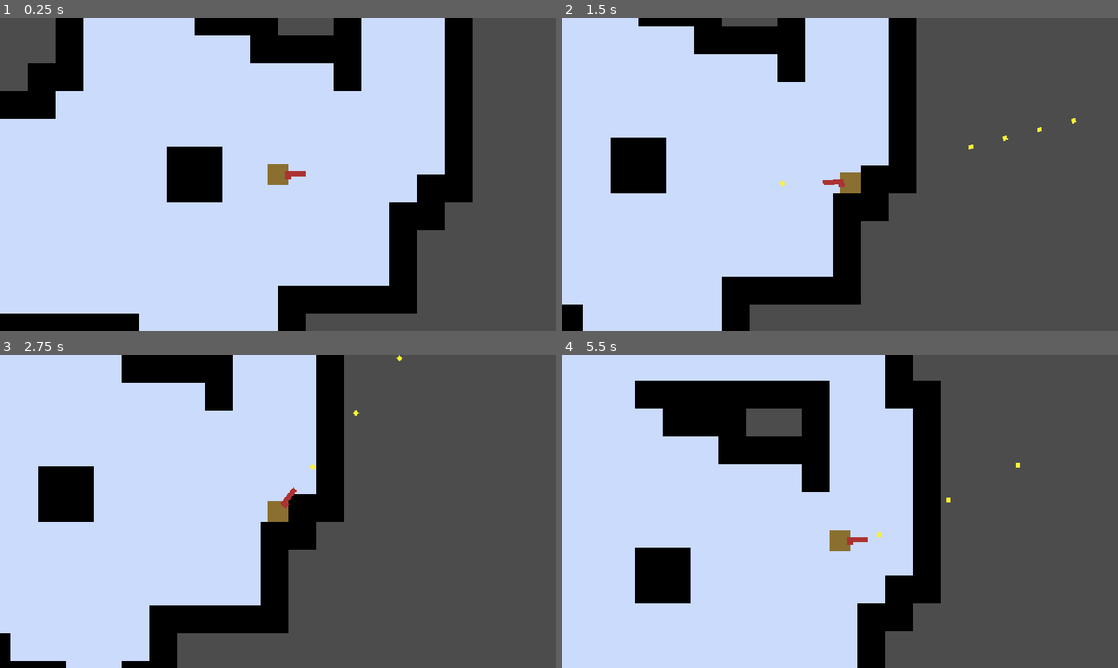
Above: before the commit, frames 1-4 (two rows, left to right).
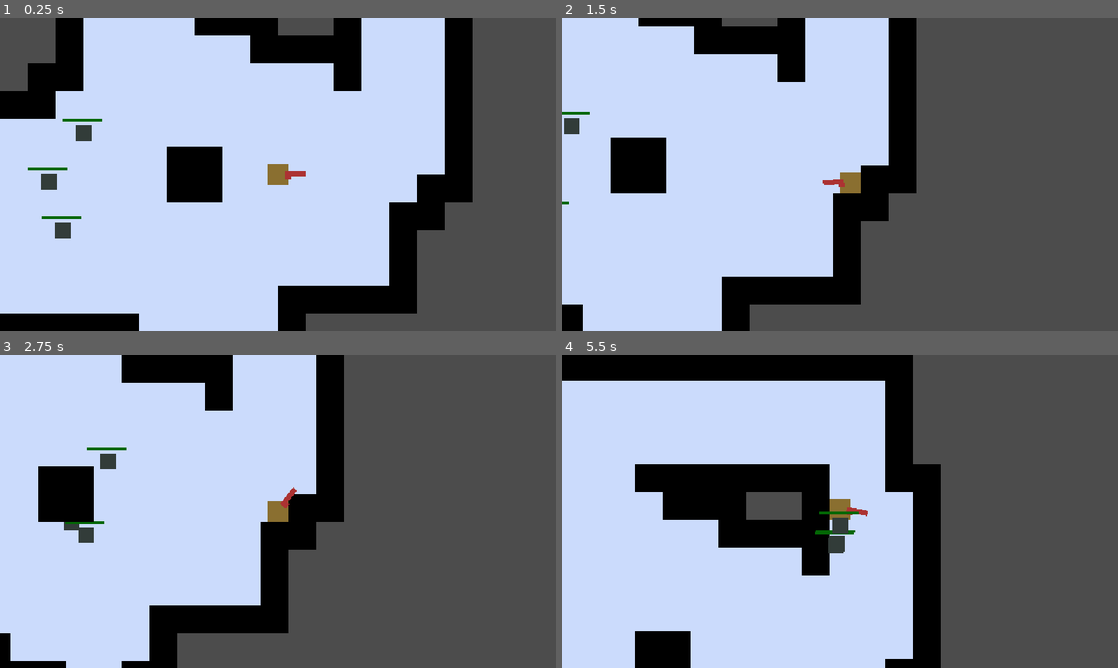
Above: after the commit, the same moments.

Repository: DreamTeckk/ZenoJam2021
Game: Godot game, scene res://src/Scenes/MainScene.tscn
The game is run twice, just before and just after one commit, with the same random seed, the same clock (stepped at 60 frames per second) and the same inputs.
Inputs (mouse positions are in pixels of both pictures, inside the frame that each line leads up to):
- Up to frame 1 (0.25 s): no input
- Up to frame 2 (1.5 s): tap Enter at 0.5 s; move the mouse to (962, 158) at 0.52 s; press the mouse at (962, 158) at 0.53 s; hold D (move_right) 0.53-1.28 s; move the mouse to (728, 190) at 1.27 s; release the mouse at (728, 190) at 1.28 s; hold S (move_down) from 1.28 s (still down); click (728, 190) at 1.35 s
- Up to frame 3 (2.75 s): move the mouse to (333, 442) at 2.02 s; release S (move_down) at 2.03 s; press the mouse at (333, 442) at 2.03 s; hold D (move_right) from 2.03 s (still down)
- Up to frame 4 (5.5 s): move the mouse to (812, 574) at 2.77 s; release D (move_right) at 2.78 s; release the mouse at (812, 574) at 2.78 s; hold Z (move_up) 2.78-3.53 s; click (812, 574) at 2.85 s; move the mouse to (1006, 558) at 3.52 s; press the mouse at (1006, 558) at 3.53 s; hold Q (move_left) 3.53-5.03 s; move the mouse to (673, 464) at 4.27 s; release the mouse at (673, 464) at 4.28 s; click (673, 464) at 4.35 s; move the mouse to (867, 511) at 5.02 s; press the mouse at (867, 511) at 5.03 s; hold S (move_down) from 5.03 s (still down)

The runs differ from the first frame. In frame 1, 0.6% of the frame differs, in the area x 5-19%, y 32-71%; in frame 2, 0.3%; in frame 3, 0.5%; in frame 4, 30%, in the area x 0-83%, y 0-100%.

Commit message:
Add ennemies basics

Diff:
--- a/Game/project.godot
+++ b/Game/project.godot
@@ -86,13 +86,13 @@
 [layer_names]
 
 2d_render/layer_1="floor"
-2d_physics/layer_1="floor"
+2d_physics/layer_1="Player"
 2d_render/layer_2="walls"
-2d_physics/layer_2="walls"
+2d_physics/layer_2="Player_Projectil"
 2d_render/layer_3="player"
-2d_physics/layer_3="player"
 2d_render/layer_4="ennemies"
-2d_physics/layer_4="ennemies"
+2d_physics/layer_8="Ennemy"
+2d_physics/layer_14="Wall"
 
 [rendering]
 
--- /dev/null
+++ b/Game/src/Entities/Ennemies/Ennemy.gd
@@ -0,0 +1,50 @@
+extends KinematicBody2D
+
+export var _speed := 100.0
+export var max_health := 50.0
+var health := max_health
+
+var previous_target := Vector2.ZERO
+var path := PoolVector2Array() setget set_path
+
+func _ready() -> void:
+	set_process(false)
+
+func _process(delta: float) -> void:
+	var move_distance := _speed * delta
+	move(move_distance)
+
+func _update_path(nav2D: Navigation2D, player_position: Vector2) -> void:
+	if previous_target != player_position:
+		previous_target = player_position
+		var new_path := nav2D.get_simple_path(self.global_position, player_position)
+		self.path = new_path
+
+func move(distance: float) -> void:
+	var start_point := self.position
+	for i in range(path.size()):
+		var distance_to_next := start_point.distance_to(path[0])
+		if distance <= distance_to_next and distance >= 0.0:
+			position = start_point.linear_interpolate(path[0], distance / distance_to_next)
+			break
+		elif path.size() == 1 && distance > distance_to_next:
+			position = path[0]
+			set_process(false)
+			break
+		distance -= distance_to_next
+		start_point = path[0]
+		path.remove(0)
+
+func set_path(value: PoolVector2Array) -> void:
+	path = value
+	if value.size() == 0:
+		return
+	set_process(true)
+
+
+func _on_ProjectilArea_body_entered(body: Node) -> void:
+	if body.is_in_group("Projectils"):
+		health -= body.damage
+		$HealthBar.update_health(max_health, health)
+		if health <= 0.0:
+			self.queue_free()
--- /dev/null
+++ b/Game/src/Entities/Ennemies/Ennemy.tscn
@@ -0,0 +1,36 @@
+[gd_scene load_steps=5 format=2]
+
+[ext_resource path="res://assets/sprites/Ennemy.png" type="Texture" id=1]
+[ext_resource path="res://src/Entities/Ennemies/Ennemy.gd" type="Script" id=2]
+[ext_resource path="res://src/UI/health_bar.tscn" type="PackedScene" id=3]
+
+[sub_resource type="RectangleShape2D" id=1]
+extents = Vector2( 9.01057, 9.0625 )
+
+[node name="Ennemy" type="KinematicBody2D"]
+collision_layer = 2147483776
+collision_mask = 8195
+script = ExtResource( 2 )
+
+[node name="HealthBar" parent="." instance=ExtResource( 3 )]
+margin_left = -24.0
+margin_top = -16.0
+margin_right = -24.0
+margin_bottom = -16.0
+
+[node name="Sprite" type="Sprite" parent="."]
+scale = Vector2( 0.75, 0.75 )
+texture = ExtResource( 1 )
+
+[node name="Collision" type="CollisionShape2D" parent="."]
+shape = SubResource( 1 )
+
+[node name="ProjectilArea" type="Area2D" parent="."]
+scale = Vector2( 0.75, 0.75 )
+collision_layer = 128
+collision_mask = 2147483650
+
+[node name="ProjectilCollision" type="CollisionShape2D" parent="ProjectilArea"]
+scale = Vector2( 1.33333, 1.33333 )
+shape = SubResource( 1 )
+[connection signal="body_entered" from="ProjectilArea" to="." method="_on_ProjectilArea_body_entered"]
--- a/Game/src/Entities/Player/Player.gd
+++ b/Game/src/Entities/Player/Player.gd
@@ -8,7 +8,7 @@
 export(float) var speed := 200.0
 export(int) var health_points := _max_health
 export(String) var world_node_name
-export(float) var reload_time := 0.2
+export(float) var reload_time := 0.5
 
 onready var _projectil_scene = load("res://src/Entities/Weapons/Projectil.tscn")
 
@@ -89,5 +89,4 @@
 		$Weapon.flip_v = false
 
 func _on_reload_timer_timeout() -> void:
-	$ReloadTimer.stop()
 	_can_shoot = true
--- a/Game/src/Entities/Player/Player.tscn
+++ b/Game/src/Entities/Player/Player.tscn
@@ -8,8 +8,7 @@
 extents = Vector2( 11.5515, 4.20392 )
 
 [node name="Player" type="KinematicBody2D"]
-collision_layer = 2
-collision_mask = 4
+collision_mask = 8192
 script = ExtResource( 1 )
 
 [node name="Sprite" type="Sprite" parent="."]
@@ -26,7 +25,7 @@
 
 [node name="Foot" type="CollisionShape2D" parent="."]
 position = Vector2( 0, 7.7513 )
-scale = Vector2( 1, 1 )
 shape = SubResource( 1 )
 
 [node name="ReloadTimer" type="Timer" parent="."]
+one_shot = true
--- a/Game/src/Entities/Weapons/Projectil.gd
+++ b/Game/src/Entities/Weapons/Projectil.gd
@@ -1,6 +1,7 @@
-extends Sprite
+extends KinematicBody2D
 
 var _direction_angle := 0.0
+var damage := 10.0
 export(int) var speed := 400
 
 func _ready() -> void:
@@ -15,3 +16,7 @@
 	self.transform.origin = origin
 	self.global_rotation = _direction_angle
 	self.set_physics_process(true)
+
+func _on_Area2D_body_entered(body: Node) -> void:
+	if body.name == "MapWalls" or body.name == "Ennemy":
+		self.queue_free()
--- a/Game/src/Entities/Weapons/Projectil.tscn
+++ b/Game/src/Entities/Weapons/Projectil.tscn
@@ -6,12 +6,25 @@
 [sub_resource type="RectangleShape2D" id=1]
 extents = Vector2( 8, 8 )
 
-[node name="Projectil" type="Sprite"]
+[node name="Projectil" type="KinematicBody2D" groups=[
+"Projectils",
+]]
+collision_layer = 2
+collision_mask = 8320
+script = ExtResource( 2 )
+
+[node name="Sprite" type="Sprite" parent="."]
 texture = ExtResource( 1 )
-script = ExtResource( 2 )
+
+[node name="Collision" type="CollisionShape2D" parent="."]
+scale = Vector2( 0.312, 0.312 )
+shape = SubResource( 1 )
 
 [node name="Area2D" type="Area2D" parent="."]
 scale = Vector2( 0.312, 0.312 )
+collision_layer = 2
+collision_mask = 8322
 
-[node name="Collision" type="CollisionShape2D" parent="Area2D"]
+[node name="BodyCollider" type="CollisionShape2D" parent="Area2D"]
 shape = SubResource( 1 )
+[connection signal="body_entered" from="Area2D" to="." method="_on_Area2D_body_entered"]
--- a/Game/src/ui/HUD.tscn
+++ b/Game/src/HUD/HUD.tscn
@@ -1,6 +1,7 @@
 [gd_scene load_steps=2 format=2]
 
-[ext_resource path="res://src/ui/HUD.gd" type="Script" id=1]
+[ext_resource path="res://src/HUD/HUD.gd" type="Script" id=1]
+
 
 [node name="HUD" type="Control"]
 margin_right = 40.0
--- /dev/null
+++ b/Game/src/Scenes/MainScene.gd
@@ -0,0 +1,9 @@
+extends Node2D
+
+func _ready() -> void:
+	$EnnemyPathUpdateTimer.connect("timeout", self, "on_ennemy_path_update_Timer_timeout")
+	$EnnemyPathUpdateTimer.start()
+
+func on_ennemy_path_update_Timer_timeout() -> void:
+	for ennemy in $Map/YSort/Ennemies.get_children():
+		ennemy._update_path($Map/Navigation2D, $Map/YSort/Player.global_position)
--- a/Game/src/Scenes/MainScene.tscn
+++ b/Game/src/Scenes/MainScene.tscn
@@ -1,13 +1,19 @@
-[gd_scene load_steps=6 format=2]
+[gd_scene load_steps=9 format=2]
 
 [ext_resource path="res://src/Entities/Player/Player.tscn" type="PackedScene" id=1]
-[ext_resource path="res://src/ui/HUD.tscn" type="PackedScene" id=2]
+[ext_resource path="res://src/HUD/HUD.tscn" type="PackedScene" id=2]
 [ext_resource path="res://assets/tilesets/map_test.png" type="Texture" id=3]
+[ext_resource path="res://src/Scenes/MainScene.gd" type="Script" id=4]
+[ext_resource path="res://src/Entities/Ennemies/Ennemy.tscn" type="PackedScene" id=5]
 
-[sub_resource type="ConvexPolygonShape2D" id=1]
+[sub_resource type="NavigationPolygon" id=1]
+vertices = PoolVector2Array( 0, 0, 32, 0, 32, 32, 0, 32 )
+polygons = [ PoolIntArray( 0, 1, 2, 3 ) ]
+
+[sub_resource type="ConvexPolygonShape2D" id=2]
 points = PoolVector2Array( 0, 0, 32, 0, 32, 32, 0, 32 )
 
-[sub_resource type="TileSet" id=2]
+[sub_resource type="TileSet" id=3]
 0/name = "floor"
 0/texture = ExtResource( 3 )
 0/tex_offset = Vector2( 0, 0 )
@@ -16,6 +22,7 @@
 0/tile_mode = 0
 0/occluder_offset = Vector2( 0, 0 )
 0/navigation_offset = Vector2( 0, 0 )
+0/navigation = SubResource( 1 )
 0/shape_offset = Vector2( 0, 0 )
 0/shape_transform = Transform2D( 1, 0, 0, 1, 0, 0 )
 0/shape_one_way = false
@@ -32,47 +39,65 @@
 1/navigation_offset = Vector2( 0, 0 )
 1/shape_offset = Vector2( 0, 0 )
 1/shape_transform = Transform2D( 1, 0, 0, 1, 0, 0 )
-1/shape = SubResource( 1 )
+1/shape = SubResource( 2 )
 1/shape_one_way = false
 1/shape_one_way_margin = 1.0
 1/shapes = [ {
 "autotile_coord": Vector2( 0, 0 ),
 "one_way": false,
 "one_way_margin": 1.0,
-"shape": SubResource( 1 ),
+"shape": SubResource( 2 ),
 "shape_transform": Transform2D( 1, 0, 0, 1, 0, 0 )
 } ]
 1/z_index = 0
 
 [node name="MainScene" type="Node2D"]
+script = ExtResource( 4 )
 
 [node name="HUD" parent="." instance=ExtResource( 2 )]
 
 [node name="Map" type="Node2D" parent="."]
 
-[node name="Floor" type="TileMap" parent="Map"]
-tile_set = SubResource( 2 )
+[node name="Navigation2D" type="Navigation2D" parent="Map"]
+
+[node name="MapFloor" type="TileMap" parent="Map/Navigation2D"]
+tile_set = SubResource( 3 )
 cell_size = Vector2( 32, 32 )
 format = 1
-tile_data = PoolIntArray( -589831, 0, 0, -589830, 0, 0, -589 …(1474 unchanged characters)… 8, 0, 0, -7, 0, 0, -6, 0, 0, -5, 0, 0, -4, 0, 0, -3, 0, 0, -2, 0, 0, -1, 0, 0, -65536, 0, 0, -65535, 0, 0, -65534, 0, 0, -65533, 0, 0, -65532, 0, 0, -65531, 0, 0, 65525, 0, 0, 65526, 0, 0, 65527, 0, 0, 65528, 0, 0, 65529, 0, 0, 65530, 0, 0, 65531, 0, 0, 65532, 0, 0, 65533, 0, 0, 65534, 0, 0, 65535, 0, 0, 0, 0,  …(889 unchanged characters)…
+tile_data = PoolIntArray( -589831, 0, 0, -589830, 0, 0, -589 …(1474 unchanged characters)… 8, 0, 0, -7, 0, 0, -6, 0, 0, -5, 0, 0, -2, 0, 0, -1, 0, 0, -65536, 0, 0, -65535, 0, 0, -65534, 0, 0, -65533, 0, 0, -65532, 0, 0, -65531, 0, 0, 65525, 0, 0, 65526, 0, 0, 65527, 0, 0, 65528, 0, 0, 65529, 0, 0, 65530, 0, 0, 65531, 0, 0, 65534, 0, 0, 65535, 0, 0, 0, 0,  …(889 unchanged characters)…
 
 [node name="YSort" type="YSort" parent="Map"]
 
 [node name="Player" parent="Map/YSort" instance=ExtResource( 1 )]
-collision_layer = 4
-collision_mask = 2
 world_node_name = "MainScene"
 
 [node name="Camera2D" type="Camera2D" parent="Map/YSort/Player"]
 current = true
 smoothing_enabled = true
 
-[node name="MapWalls" type="TileMap" parent="Map/YSort"]
-tile_set = SubResource( 2 )
+[node name="Ennemies" type="Node2D" parent="Map/YSort"]
+
+[node name="Ennemy" parent="Map/YSort/Ennemies" instance=ExtResource( 5 )]
+position = Vector2( -264, 8 )
+
+[node name="Ennemy2" parent="Map/YSort/Ennemies" instance=ExtResource( 5 )]
+position = Vector2( -248, 64 )
+
+[node name="Ennemy3" parent="Map/YSort/Ennemies" instance=ExtResource( 5 )]
+position = Vector2( -224, -48 )
+
+[node name="MapWalls" type="TileMap" parent="Map/YSort" groups=[
+"Bullet_Collider",
+]]
+tile_set = SubResource( 3 )
 cell_size = Vector2( 32, 32 )
 cell_y_sort = true
 collision_layer = 2
 format = 1
 tile_data = PoolIntArray( -655368, 1, 0, -655367, 1, 0, -655366, 1, 0, -655365, 1, 0, -655364, 1, 0, -655363, 1, 0, -65 …(1234 unchanged characters)…
+
+[node name="EnnemyPathUpdateTimer" type="Timer" parent="."]
+wait_time = 0.5
+autostart = true
+[connection signal="take_hit" from="Map/YSort/Player" to="HUD" method="_on_Player_take_hit"]
 [connection signal="take_hit" from="Map/YSort/Player" to="Map/YSort/Player" method="_on_Player_take_hit"]
-[connection signal="take_hit" from="Map/YSort/Player" to="HUD" method="_on_Player_take_hit"]
--- /dev/null
+++ b/Game/src/UI/health_bar.gd
@@ -0,0 +1,10 @@
+extends Control
+
+var bar_width : int
+
+func _ready() -> void:
+	bar_width = $background.rect_size.x
+
+func update_health(max_health: int, health: int) -> void:
+	var new_width := (clamp(health, 1, INF) / max_health) * bar_width
+	$foreground.rect_size.x = new_width
--- /dev/null
+++ b/Game/src/UI/health_bar.tscn
@@ -0,0 +1,25 @@
+[gd_scene load_steps=2 format=2]
+
+[ext_resource path="res://src/UI/health_bar.gd" type="Script" id=1]
+
+[node name="HealthBar" type="Control"]
+script = ExtResource( 1 )
+__meta__ = {
+"_edit_use_anchors_": false
+}
+
+[node name="background" type="ColorRect" parent="."]
+margin_right = 45.0
+margin_bottom = 3.0
+color = Color( 0.403922, 0.0117647, 0.0117647, 1 )
+__meta__ = {
+"_edit_use_anchors_": false
+}
+
+[node name="foreground" type="ColorRect" parent="."]
+margin_right = 45.0
+margin_bottom = 3.0
+color = Color( 0.0117647, 0.403922, 0.0196078, 1 )
+__meta__ = {
+"_edit_use_anchors_": false
+}
Binary file added: Game/assets/sprites/Ennemy.png
Not shown, added: Game/assets/sprites/Ennemy.png.import
Renamed: Game/src/ui/HUD.gd -> Game/src/HUD/HUD.gd
Not shown, added: Arts/Exports/Ennemy.png
